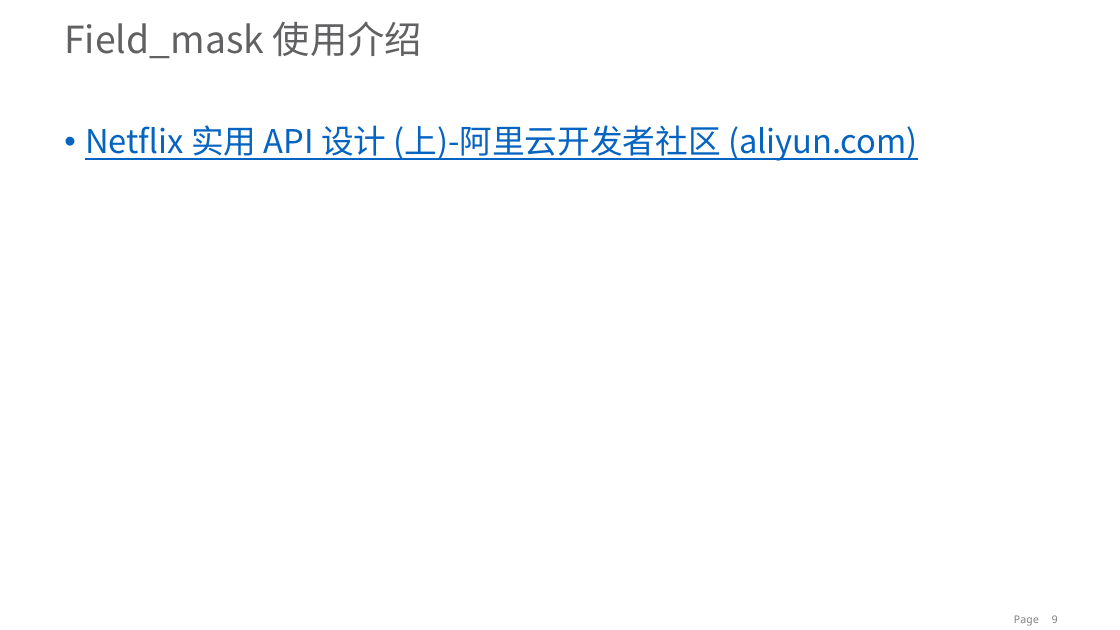
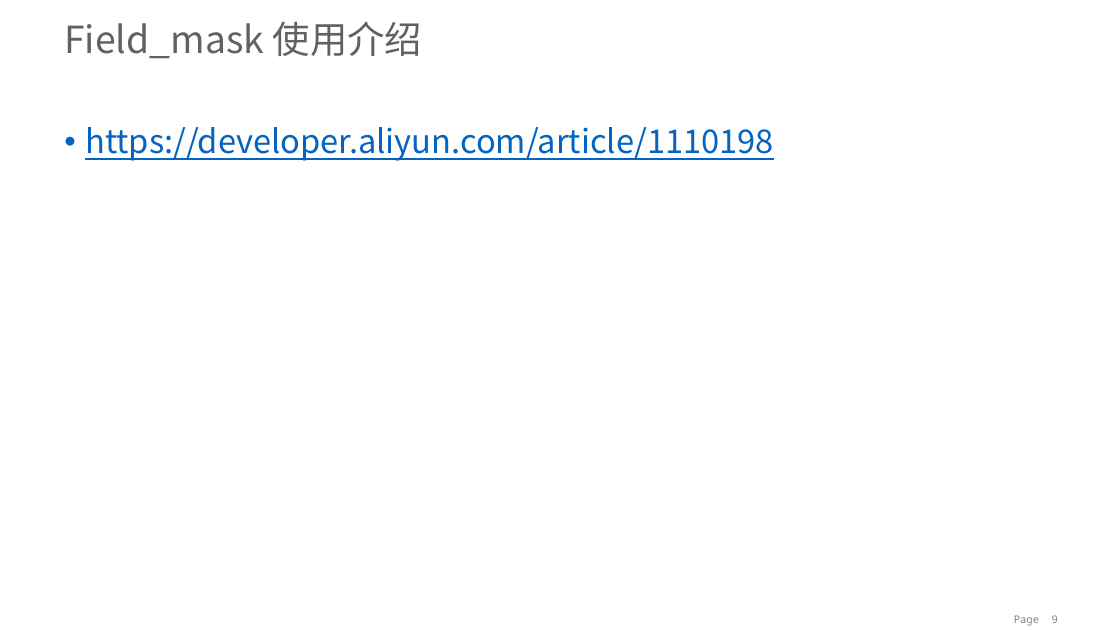
Before and after one commit to akeyjon/sync_file, a slide deck: slide 9 of grpc/protobuf学习.pptx. Drawn at 1120x630 pixels with LibreOffice and Linux fonts; fonts in the diff are those of the drawing; background and template pictures are left out. Boxes give left, top, right and bottom in pixels: in the first picture for what was removed or moved away, otherwise in the second. Text is boxed around its words. In the diff, an @@ line names an element or a change of style, - is before the commit and + after.

```diff
--- a/grpc/protobuf学习.pptx
+++ b/grpc/protobuf学习.pptx
@@ text at (85,127,774,161): text changed @@
-• Netflix 实用 API 设计 (上)-阿里云开发者社区 (aliyun.com)
+• https://developer.aliyun.com/article/1110198
```
Also in this commit, not shown: 2 other files.
